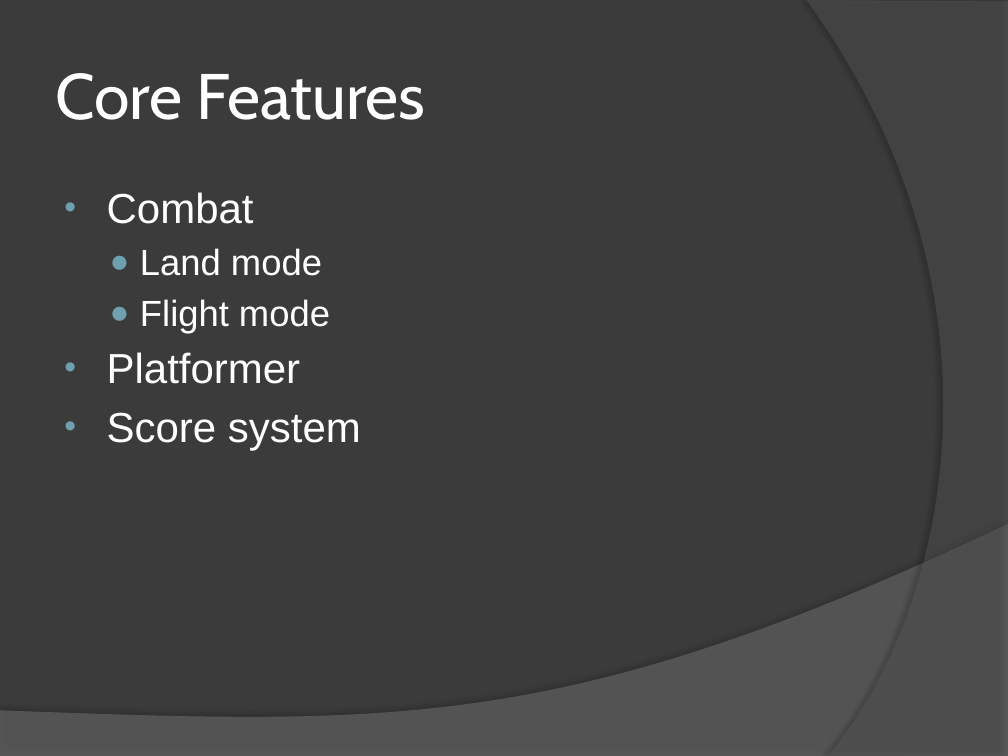
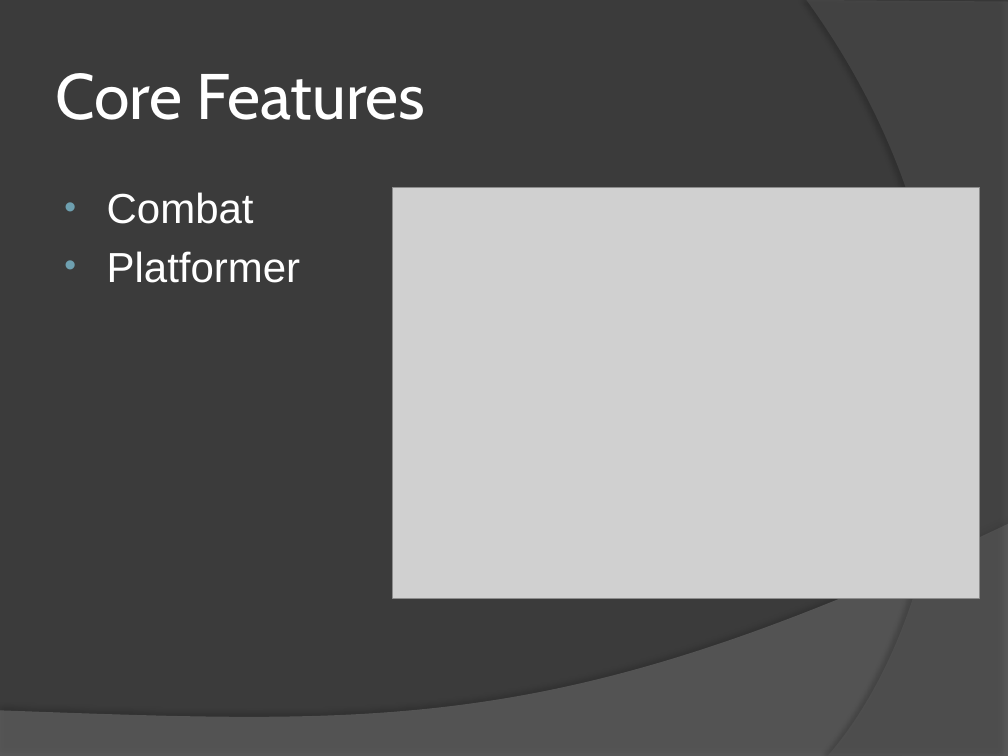
Before and after one commit to everescent/drqst, a slide deck: slide 3 of Pre-Production/D-Sync.pptx. Drawn at 1008x756 pixels with LibreOffice and Linux fonts; fonts in the diff are those of the drawing; grey boxes stand for pictures. Boxes give left, top, right and bottom in pixels: in the first picture for what was removed or moved away, otherwise in the second. Text is boxed around its words. In the diff, an @@ line names an element or a change of style, - is before the commit and + after.

Commit message:
Updated PPT

```diff
--- a/Pre-Production/D-Sync.pptx
+++ b/Pre-Production/D-Sync.pptx
@@ picture added at [393, 187, 980, 598] @@
@@ text at [140, 248, 330, 333]: paragraphs removed @@
-  ● Land mode
-  ● Flight mode
@@ text at [107, 412, 361, 451]: paragraph removed @@
-• Score system
```
Also in this commit, not shown: 6 other slides changed, 3 slides added, 1 slide removed.
